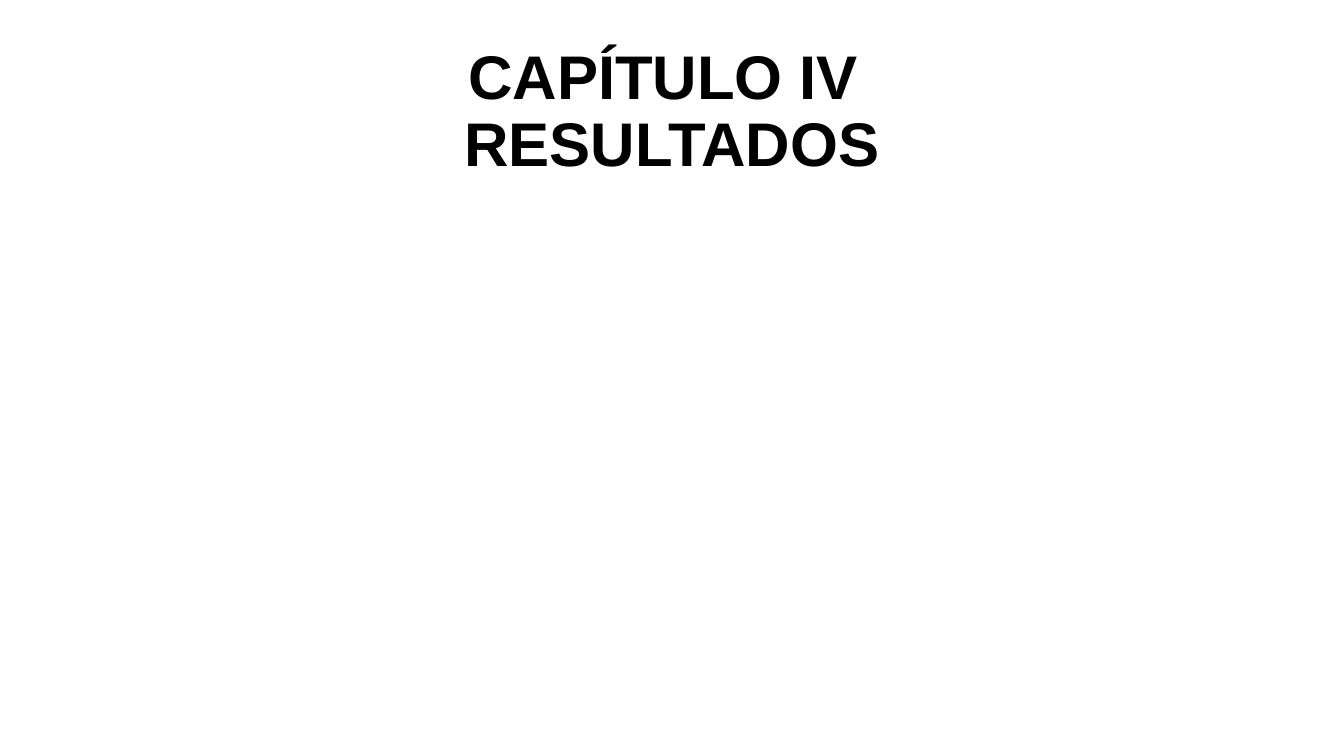
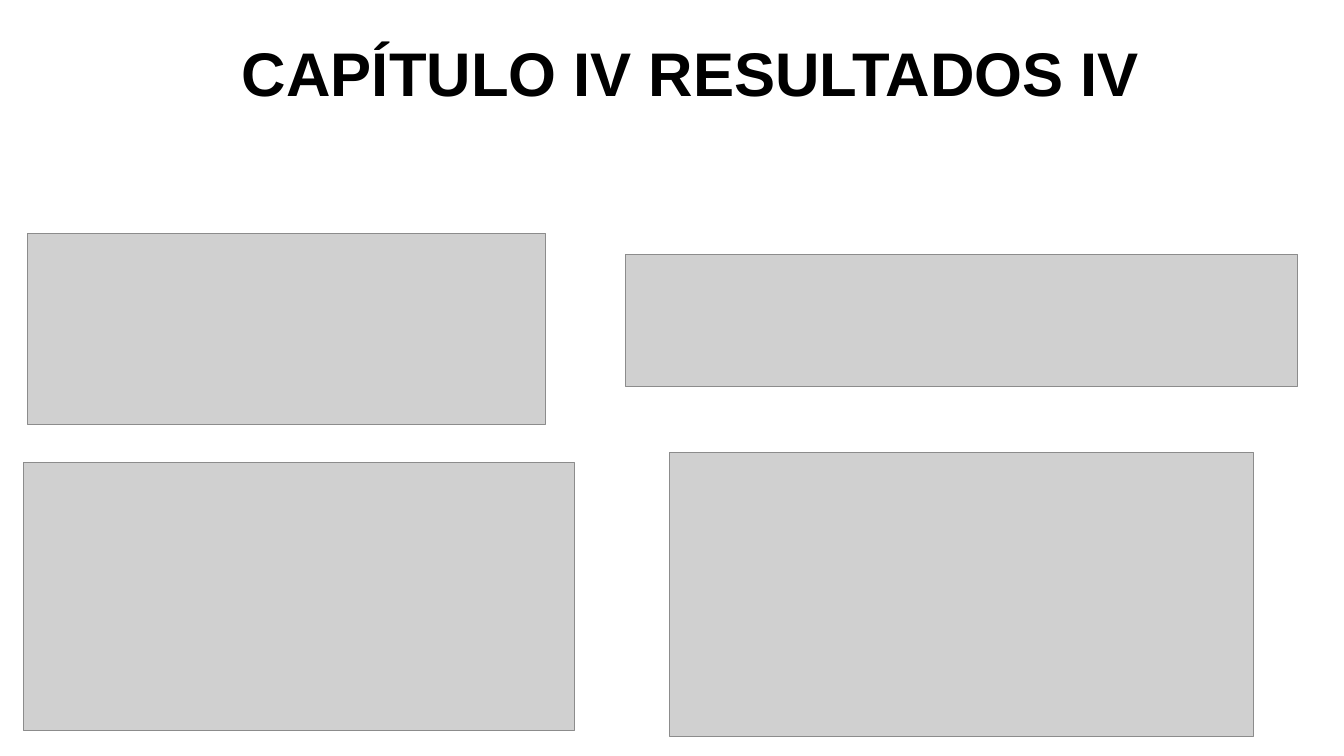
Before and after one commit to Aj4Mc/Pasantia, a slide deck: slide 12 of Presentacion servicio comunitario.pptm (slide 9 before the commit). Drawn at 1344x756 pixels with LibreOffice and Linux fonts; fonts in the diff are those of the drawing; grey boxes stand for pictures. Boxes give left, top, right and bottom in pixels: in the first picture for what was removed or moved away, otherwise in the second. Text is boxed around its words. In the diff, an @@ line names an element or a change of style, - is before the commit and + after.

```diff
--- a/Presentacion servicio comunitario.pptm
+++ b/Presentacion servicio comunitario.pptm
@@ text at box(242, 47, 1139, 97): text changed @@
-CAPÍTULO IV
-RESULTADOS
+CAPÍTULO IV RESULTADOS IV
@@ picture added at box(27, 233, 545, 423) @@
@@ picture added at box(626, 254, 1299, 386) @@
@@ picture added at box(23, 463, 575, 731) @@
@@ picture added at box(670, 453, 1254, 737) @@
```
Also in this commit, not shown: 3 other slides changed, 8 slides added, 4 slides removed.
